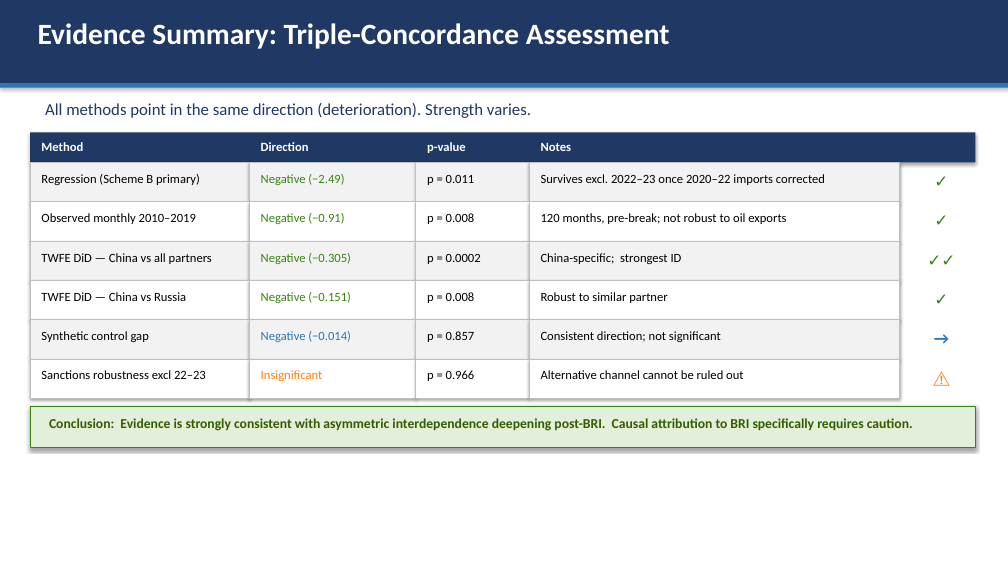
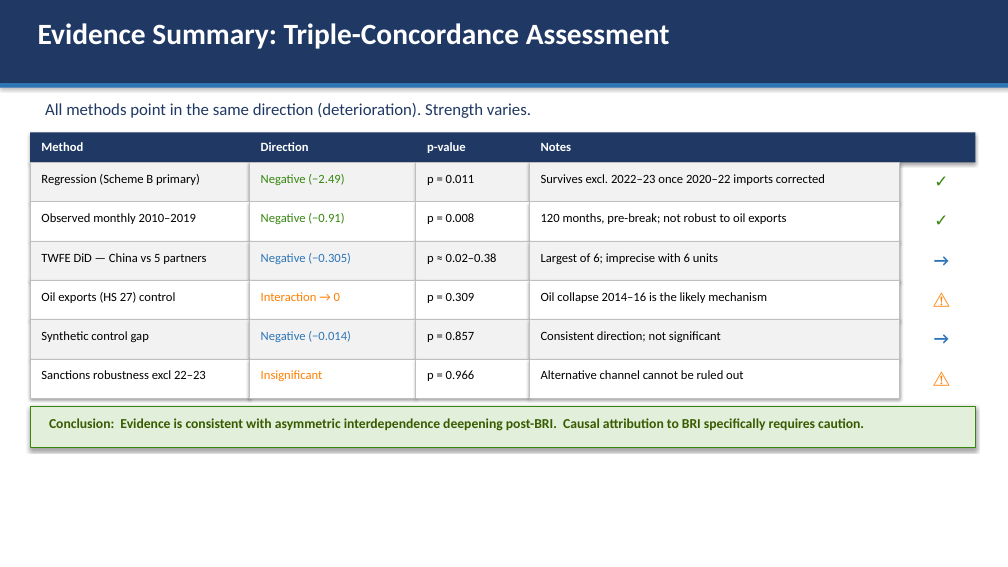
Before and after one commit to omirbeknikar-ship-it/dissertation-final, a slide deck: slide 19 of Paper/defense_presentation.pptx. Drawn at 1008x567 pixels with LibreOffice and Linux fonts; fonts in the diff are those of the drawing. Boxes give left, top, right and bottom in pixels: in the first picture for what was removed or moved away, otherwise in the second. Text is boxed around its words. In the diff, an @@ line names an element or a change of style, - is before the commit and + after.

```diff
--- a/Paper/defense_presentation.pptx
+++ b/Paper/defense_presentation.pptx
@@ text at (41, 253, 206, 264): text changed @@
-TWFE DiD — China vs all partners
+TWFE DiD — China vs 5 partners
@@ text "Negative (−0.305)" at (261, 253, 351, 264): text colour #378610 to #2E75B6 @@
@@ text at (427, 253, 497, 264): text changed @@
-p = 0.0002
+p ≈ 0.02–0.38
@@ text at (541, 253, 718, 264): text changed @@
-China-specific; strongest ID
+Largest of 6; imprecise with 6 units
@@ text at (915, 246, 968, 278): text changed; text colour #378610 to #2E75B6 @@
-✓✓
+→
@@ text at (41, 292, 175, 303): text changed @@
-TWFE DiD — China vs Russia
+Oil exports (HS 27) control
@@ text at (261, 292, 340, 301): text changed; text colour #378610 to #FF7F00 @@
-Negative (−0.151)
+Interaction → 0
@@ text at (427, 293, 475, 303): text changed @@
-p = 0.008
+p = 0.309
@@ text at (541, 292, 767, 303): text changed @@
-Robust to similar partner
+Oil collapse 2014–16 is the likely mechanism
@@ text at (915, 285, 968, 317): text changed; text colour #378610 to #FF7F00 @@
-✓
+⚠
@@ text at (49, 418, 864, 431): text changed @@
-Conclusion: Evidence is strongly consistent with asymmetric interdependence deepening post-BRI. Causal attribution to BRI specifically requires caution.
+Conclusion: Evidence is consistent with asymmetric interdependence deepening post-BRI. Causal attribution to BRI specifically requires caution.
```
Also in this commit, not shown: 4 other slides changed, 29 other files.
